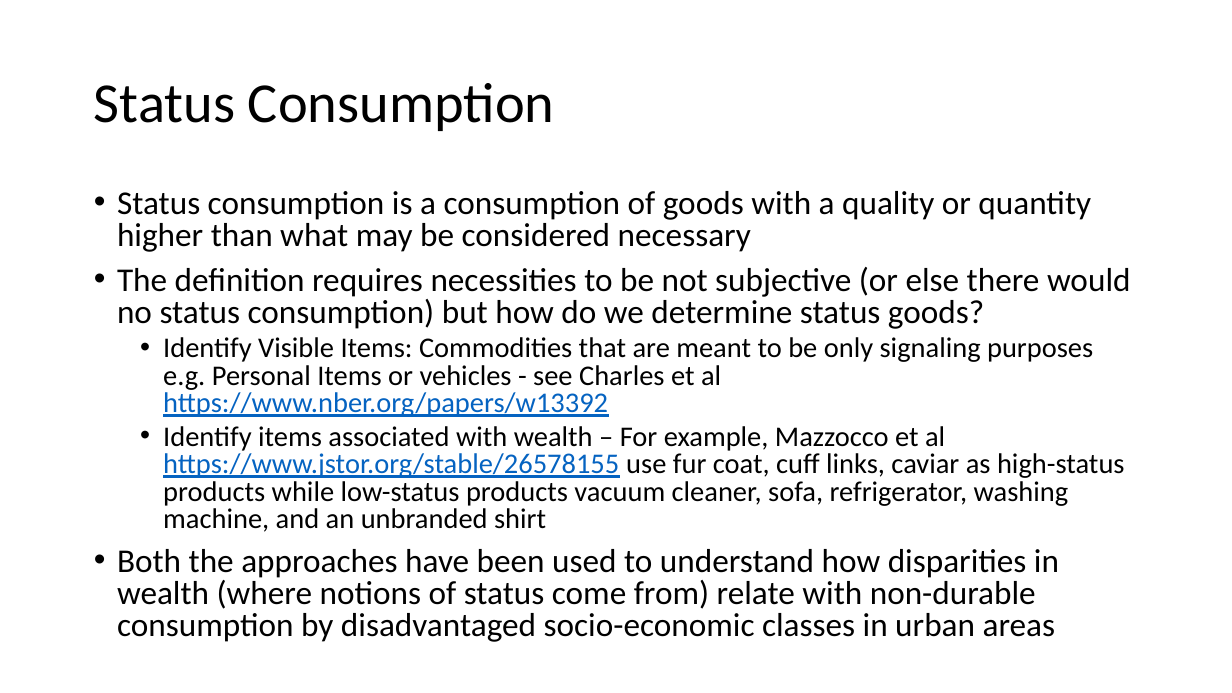
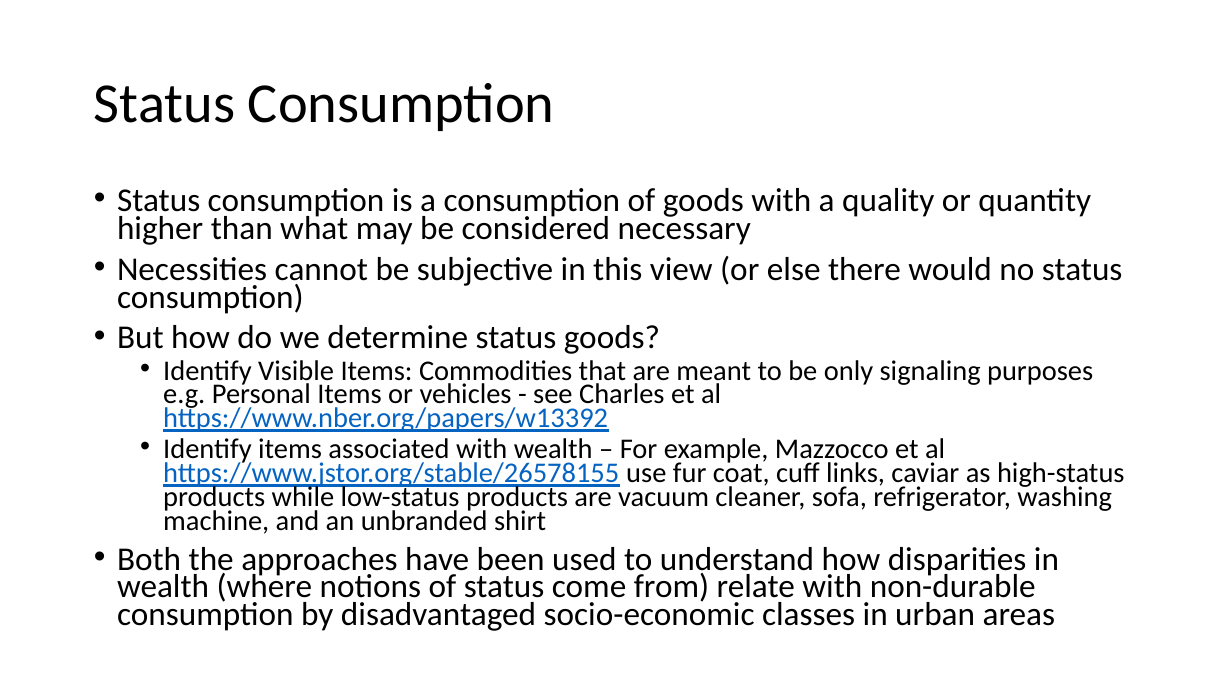
Before and after one commit to anuragr81/research, a slide deck: slide 2 of consumption/presentation_chapter3_1.pptx. Drawn at 1232x693 pixels with LibreOffice and Linux fonts; fonts in the diff are those of the drawing. Boxes give left, top, right and bottom in pixels: in the first picture for what was removed or moved away, otherwise in the second. Text is boxed around its words. In the diff, an @@ line names an element or a change of style, - is before the commit and + after.

```diff
--- a/consumption/presentation_chapter3_1.pptx
+++ b/consumption/presentation_chapter3_1.pptx
@@ text at [117, 188, 1093, 631]: line spacing 0.8 to 0.7 @@
@@ text at [117, 256, 1123, 354]: text changed @@
-• The definition requires necessities to be not subjective (or else there would no status consumption) but how do we determine status goods?
+• Necessities cannot be subjective in this view (or else there would no status consumption)
+• But how do we determine status goods?
@@ text at [163, 438, 1125, 534]: text changed @@
-  • Identify items associated with wealth – For example, Mazzocco et al https://www.jstor.org/stable/26578155 use fur coat, cuff links, caviar as high-status products while low-status products vacuum cleaner, sofa, refrigerator, washing machine, and an unbranded shirt
+  • Identify items associated with wealth – For example, Mazzocco et al https://www.jstor.org/stable/26578155 use fur coat, cuff links, caviar as high-status products while low-status products are vacuum cleaner, sofa, refrigerator, washing machine, and an unbranded shirt
```
Also in this commit, not shown: 5 other slides changed, 7 other files.
